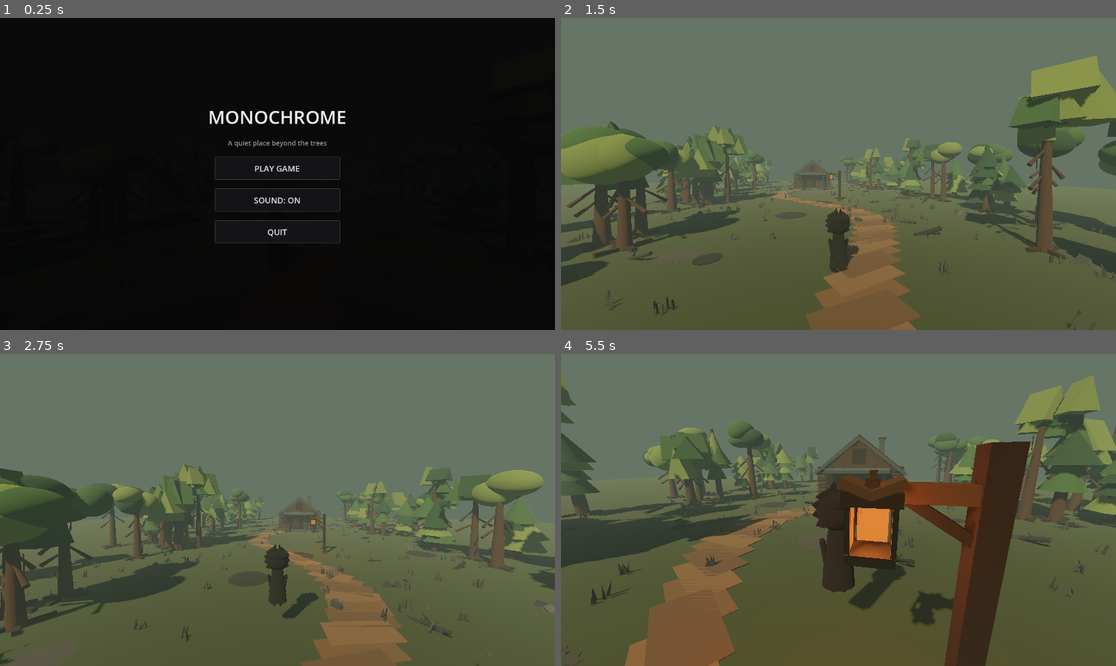
Above: before the commit, frames 1-4 (two rows, left to right).
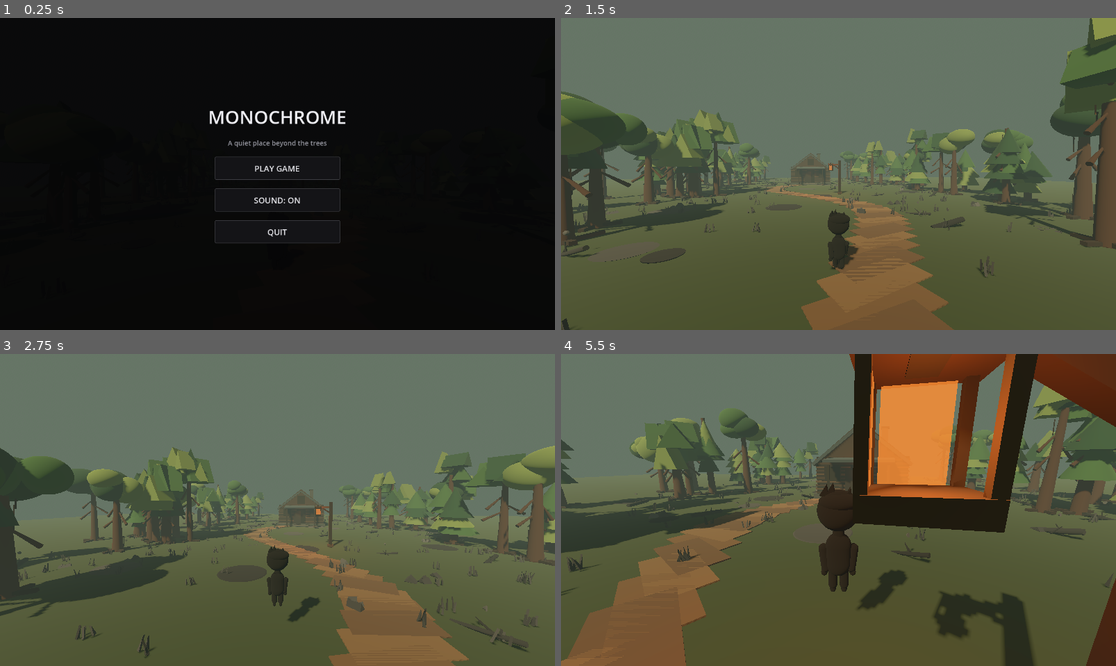
Above: after the commit, the same moments.

Repository: leto98/Monochrome
Game: Godot game, scene res://scenes/main.tscn
Same seed, same stepped clock (60 frames per second), same inputs: the game is played once before the commit and once after it.
Inputs (mouse positions are in pixels of both pictures, inside the frame that each line leads up to):
- Up to frame 1 (0.25 s): no input
- Up to frame 2 (1.5 s): click "PLAY GAME" at 0.5 s; tap Enter at 1.25 s; move the mouse to (866, 174) at 1.27 s; hold W from 1.28 s (still down); tap E at 1.35 s
- Up to frame 3 (2.75 s): keep holding W; tap Space at 1.52, 2.27 s; move the mouse to (249, 510) at 2.02 s; tap Alt at 2.1 s
- Up to frame 4 (5.5 s): keep holding W; move the mouse to (849, 503) at 2.77 s; tap Enter at 2.85 s; move the mouse to (832, 516) at 3.52 s; tap V at 3.6 s; tap Space at 3.77, 4.52, 5.27 s; move the mouse to (877, 513) at 4.27 s; hold Shift 4.28-5.03 s; move the mouse to (794, 506) at 5.02 s; tap E at 5.1 s

The runs differ from the first frame. In frame 2, 27% of the frame differs, in the area x 0-100%, y 0-100%; in frame 3, 24%; in frame 4, 44%.

Commit message:
Restore original character and reduce its size

Diff:
--- a/scripts/main.gd
+++ b/scripts/main.gd
@@ -730,7 +730,8 @@
 func _create_player() -> void:
 	player = CharacterBody3D.new()
 	player.name = "Boy"
-	player.position = Vector3(0, 0.95, 5.0)
+	player.position = Vector3(0, 0.68, 5.0)
+	player.scale = Vector3(0.72, 0.72, 0.72)
 	player.set_script(load("res://scripts/player.gd"))
 	player.process_mode = Node.PROCESS_MODE_PAUSABLE
 
@@ -745,40 +746,17 @@
 	eye_material.emission = Color(0.95, 0.95, 1.0)
 	eye_material.emission_energy_multiplier = 2.2
 
-	# Long, simple shadow-coat silhouette, with a slightly flared hem.
+	# Main torso: slightly wider at the shoulders and rounded at the hem.
 	var torso := MeshInstance3D.new()
 	torso.name = "Body"
-	var torso_mesh := CylinderMesh.new()
-	torso_mesh.top_radius = 0.19
-	torso_mesh.bottom_radius = 0.31
-	torso_mesh.height = 1.02
+	var torso_mesh := CapsuleMesh.new()
+	torso_mesh.radius = 0.255
+	torso_mesh.height = 0.82
 	torso.mesh = torso_mesh
-	torso.position = Vector3(0.0, -0.25, 0.0)
-	torso.scale = Vector3(1.0, 1.0, 0.78)
+	torso.position = Vector3(0.0, -0.17, 0.0)
+	torso.scale = Vector3(0.92, 1.0, 0.72)
 	torso.material_override = clothing
 	player.add_child(torso)
-
-	# Raised, folded collar that frames the underside of the unchanged head.
-	var collar := MeshInstance3D.new()
-	collar.name = "RaisedCollar"
-	var collar_mesh := CylinderMesh.new()
-	collar_mesh.top_radius = 0.15
-	collar_mesh.bottom_radius = 0.205
-	collar_mesh.height = 0.18
-	collar.mesh = collar_mesh
-	collar.position = Vector3(0.0, 0.27, -0.005)
-	collar.material_override = silhouette
-	player.add_child(collar)
-
-	# Subtle dark coat-front seam, visible only in the light.
-	var coat_seam := MeshInstance3D.new()
-	coat_seam.name = "CoatFrontSeam"
-	var seam_mesh := BoxMesh.new()
-	seam_mesh.size = Vector3(0.012, 0.58, 0.012)
-	coat_seam.mesh = seam_mesh
-	coat_seam.position = Vector3(0.0, -0.22, -0.222)
-	coat_seam.material_override = silhouette
-	player.add_child(coat_seam)
 
 	var neck := MeshInstance3D.new()
 	neck.name = "Neck"
@@ -814,78 +792,67 @@
 	hair_cap.material_override = silhouette
 	player.add_child(hair_cap)
 
-	# Shaggy, uneven locks around the crown and sides create the reference's wild silhouette.
-	for lock_data in [
-		[Vector3(-0.27, 0.80, -0.005), Vector3(0.19, 0.30, 0.22), -42.0],
-		[Vector3(-0.30, 0.66, -0.015), Vector3(0.17, 0.28, 0.22), -28.0],
-		[Vector3(-0.27, 0.49, -0.005), Vector3(0.16, 0.25, 0.20), -18.0],
-		[Vector3(-0.19, 0.94, 0.015), Vector3(0.17, 0.27, 0.22), -38.0],
-		[Vector3(-0.06, 1.00, 0.025), Vector3(0.15, 0.25, 0.20), -12.0],
-		[Vector3(0.10, 0.96, 0.025), Vector3(0.17, 0.26, 0.21), 18.0],
-		[Vector3(0.24, 0.84, 0.015), Vector3(0.17, 0.25, 0.21), 38.0],
-		[Vector3(0.29, 0.69, 0.015), Vector3(0.16, 0.23, 0.20), 28.0],
-		[Vector3(0.26, 0.52, 0.015), Vector3(0.15, 0.23, 0.20), 22.0],
-		[Vector3(-0.25, 0.91, -0.15), Vector3(0.16, 0.24, 0.18), -40.0],
-		[Vector3(-0.10, 1.04, -0.10), Vector3(0.15, 0.25, 0.18), -18.0],
-		[Vector3(0.08, 1.02, -0.10), Vector3(0.16, 0.24, 0.18), 12.0],
-		[Vector3(0.22, 0.91, -0.12), Vector3(0.16, 0.24, 0.18), 32.0]
+	for tuft_data in [
+		Vector3(-0.22, 0.99, -0.005),
+		Vector3(-0.11, 1.015, 0.0),
+		Vector3(0.18, 0.94, 0.0)
 	]:
-		var lock := MeshInstance3D.new()
-		var lock_mesh := PrismMesh.new()
-		lock_mesh.size = lock_data[1]
-		lock.mesh = lock_mesh
-		lock.position = lock_data[0]
-		lock.rotation.z = deg_to_rad(lock_data[2])
-		lock.material_override = silhouette
-		player.add_child(lock)
-
-	# Slim arms begin at shoulder height and hang naturally beside the coat.
+		var tuft := MeshInstance3D.new()
+		var tuft_mesh := PrismMesh.new()
+		tuft_mesh.size = Vector3(0.16, 0.20, 0.20)
+		tuft.mesh = tuft_mesh
+		tuft.position = tuft_data
+		tuft.rotation.z = deg_to_rad(-12.0)
+		tuft.material_override = silhouette
+		player.add_child(tuft)
+
+	# Arms rest close to the body so they read as a single clean silhouette.
 	var arm_mesh := CapsuleMesh.new()
-	arm_mesh.radius = 0.055
-	arm_mesh.height = 0.59
+	arm_mesh.radius = 0.085
+	arm_mesh.height = 0.54
 	for side in [-1.0, 1.0]:
 		var arm := Node3D.new()
 		arm.name = "UpperArm_%s" % ("L" if side < 0 else "R")
-		arm.position = Vector3(side * 0.235, 0.12, 0.0)
+		arm.position = Vector3(side * 0.235, 0.02, 0.0)
 		player.add_child(arm)
 		var arm_visual := MeshInstance3D.new()
 		arm_visual.name = "ArmMesh"
 		arm_visual.mesh = arm_mesh
-		arm_visual.position = Vector3(side * 0.012, -0.275, 0.0)
-		arm_visual.rotation.z = side * deg_to_rad(-10.0)
+		arm_visual.position = Vector3(side * 0.015, -0.25, 0.0)
+		arm_visual.rotation.z = side * deg_to_rad(-7.0)
 		arm_visual.material_override = clothing
 		arm.add_child(arm_visual)
 
 		var hand := MeshInstance3D.new()
 		hand.name = "Hand_%s" % ("L" if side < 0 else "R")
 		var hand_mesh := SphereMesh.new()
-		hand_mesh.radius = 0.043
-		hand_mesh.height = 0.105
+		hand_mesh.radius = 0.065
+		hand_mesh.height = 0.13
 		hand.mesh = hand_mesh
-		hand.position = Vector3(side * 0.02, -0.575, -0.012)
-		hand.scale = Vector3(0.72, 1.0, 0.72)
+		hand.position = Vector3(side * 0.025, -0.53, -0.005)
+		hand.scale = Vector3(0.9, 1.0, 0.8)
 		hand.material_override = silhouette
 		arm.add_child(hand)
 
-	# Narrow, separated legs and understated shoes, kept independent for the walk cycle.
+	# Short, slim trouser legs and narrow feet, kept separate for the walk cycle.
 	var leg_mesh := CapsuleMesh.new()
-	leg_mesh.radius = 0.055
-	leg_mesh.height = 0.56
+	leg_mesh.radius = 0.085
+	leg_mesh.height = 0.52
 	for side in [-1.0, 1.0]:
 		var leg := MeshInstance3D.new()
 		leg.name = "Leg_%s" % ("L" if side < 0 else "R")
 		leg.mesh = leg_mesh
-		leg.position = Vector3(side * 0.105, -0.62, 0.0)
+		leg.position = Vector3(side * 0.105, -0.59, 0.0)
 		leg.material_override = clothing
 		player.add_child(leg)
 
 		var foot := MeshInstance3D.new()
 		foot.name = "Foot_%s" % ("L" if side < 0 else "R")
 		var foot_mesh := CapsuleMesh.new()
-		foot_mesh.radius = 0.042
-		foot_mesh.height = 0.22
+		foot_mesh.radius = 0.055
+		foot_mesh.height = 0.25
 		foot.mesh = foot_mesh
-		foot.position = Vector3(side * 0.105, -0.87, -0.065)
+		foot.position = Vector3(side * 0.105, -0.84, -0.055)
 		foot.rotation.x = deg_to_rad(90.0)
 		foot.material_override = silhouette
 		player.add_child(foot)
